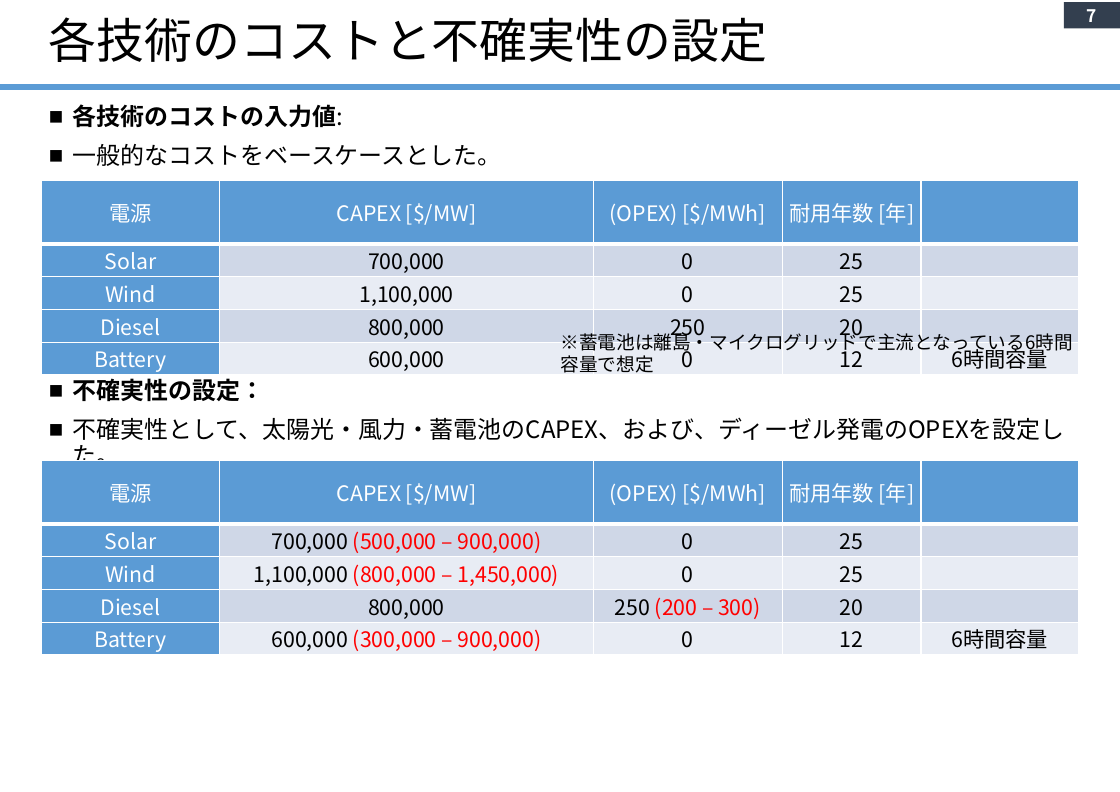
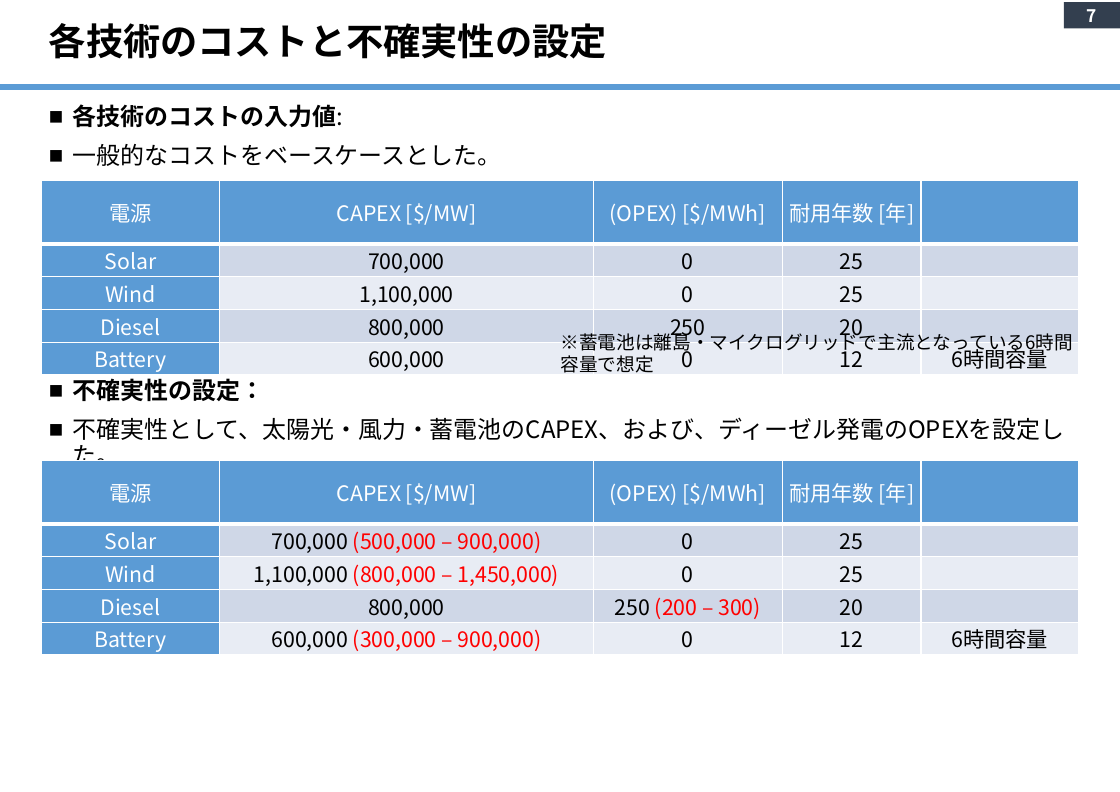
Before and after one commit to yanase1147/GSA-02, a slide deck: slide 7 of Study Outline.pptx. Drawn at 1120x792 pixels with LibreOffice and Linux fonts; fonts in the diff are those of the drawing. Boxes give left, top, right and bottom in pixels: in the first picture for what was removed or moved away, otherwise in the second. Text is boxed around its words. In the diff, an @@ line names an element or a change of style, - is before the commit and + after.

```diff
--- a/Study Outline.pptx
+++ b/Study Outline.pptx
@@ title "各技術のコストと不確実性の設定" at box(49, 23, 607, 59): size 36 to 28 pt, bold on @@
```
Also in this commit, not shown: 21 other slides changed, 6 slides added, 4 slides removed, 7 other files.
